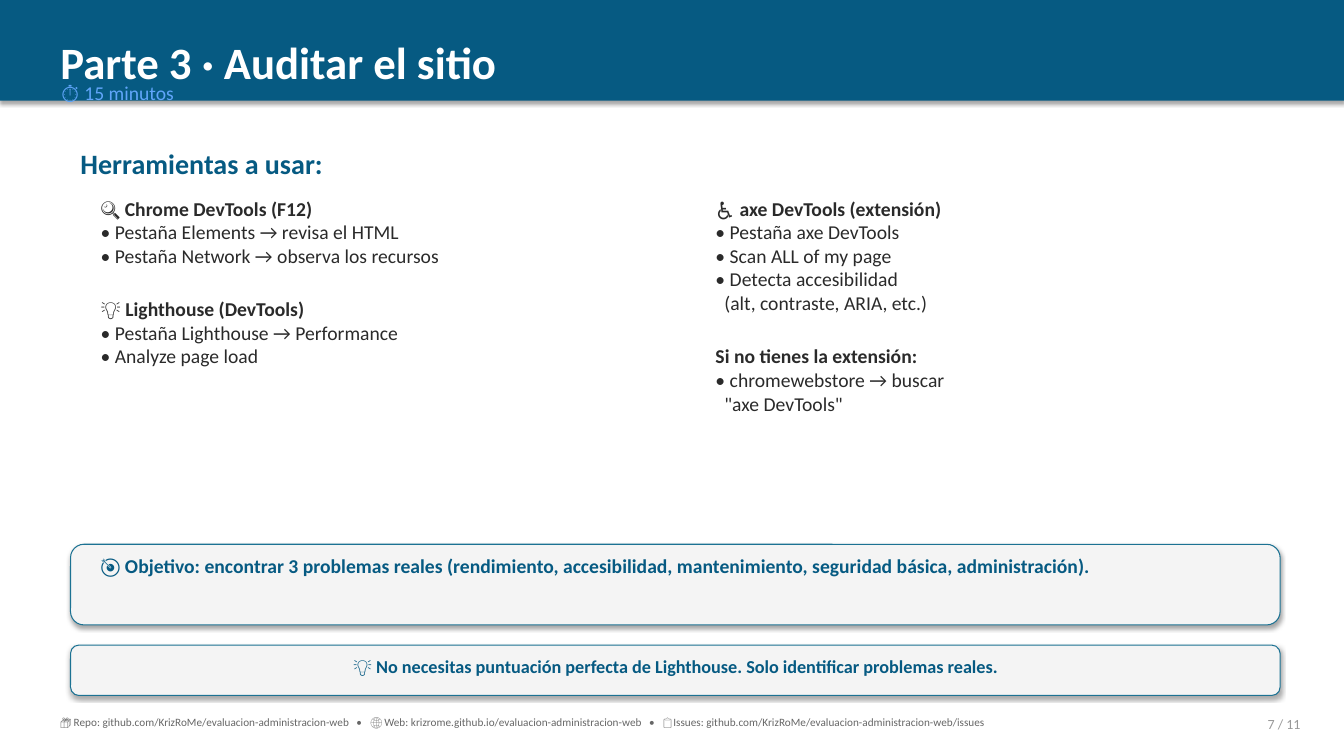
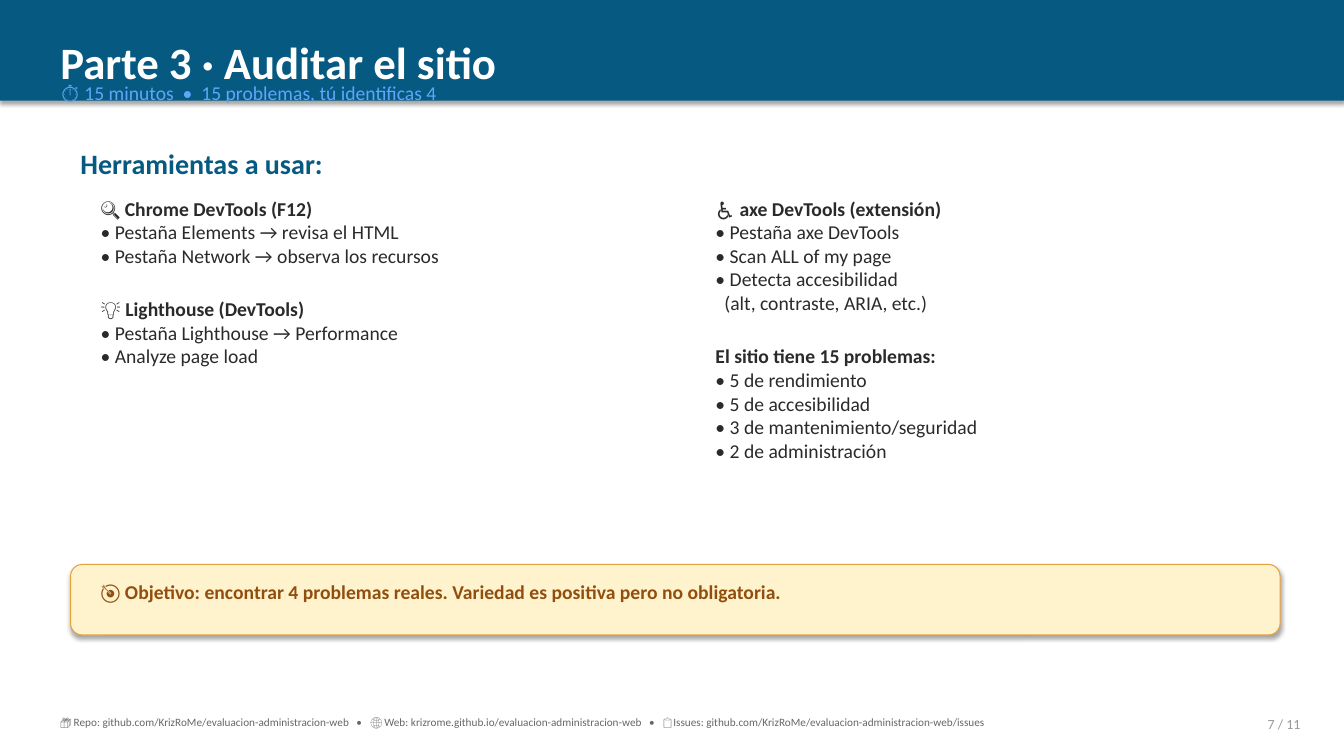
Before and after one commit to KrizRoMe/evaluacion-administracion-web, a slide deck: slide 7 of EVALUACION_PRACTICA_01.pptx. Drawn at 1344x756 pixels with LibreOffice and Linux fonts; fonts in the diff are those of the drawing. Boxes give left, top, right and bottom in pixels: in the first picture for what was removed or moved away, otherwise in the second. Text is boxed around its words. In the diff, an @@ line names an element or a change of style, - is before the commit and + after.

Commit message:
feat: recalibrar a 4 issues × 5 pts + 15 problemas intencionales
PPT, instrucciones, checklist, README plantilla y markdown actualizados:
- 4 Issues (no 3) en el repo del estudiante
- 5 pts por Issue (no 6) = 20 pts total
- Sitio tiene 15 problemas (no 6), estudiante identifica 4
- Dificultad uniforme 4/10

Las respuestas esperadas ya NO están en este repo público.
 Se movieron a: https://github.com/KrizRoMe/evaluacion-administracion-web-docente (privado)

```diff
--- a/EVALUACION_PRACTICA_01.pptx
+++ b/EVALUACION_PRACTICA_01.pptx
@@ text at (x1=84, y1=86, x2=436, y2=105): text changed @@
-⏱ 15 minutos
+⏱ 15 minutos • 15 problemas, tú identificas 4
@@ text at (x1=715, y1=349, x2=978, y2=458): text changed @@
-Si no tienes la extensión:
-• chromewebstore → buscar
-"axe DevTools"
+El sitio tiene 15 problemas:
+• 5 de rendimiento
+• 5 de accesibilidad
+• 3 de mantenimiento/seguridad
+• 2 de administración
@@ rounded rectangle resized from (x1=71, y1=544, x2=1280, y2=625) to (x1=71, y1=565, x2=1280, y2=635) @@
@@ rounded rectangle at (x1=71, y1=565, x2=1280, y2=635): fill #F4F4F4 to #FFF3CD; outline #1C7293 0.75 pt to #E6A23E 0.75 pt @@
@@ text at (x1=125, y1=585, x2=781, y2=603): text changed; text colour #065A82 to #924E0E @@
-🎯 Objetivo: encontrar 3 problemas reales (rendimiento, accesibilidad, mantenimiento, seguridad básica, administración).
+🎯 Objetivo: encontrar 4 problemas reales. Variedad es positiva pero no obligatoria.
@@ rounded rectangle removed at (x1=71, y1=645, x2=1280, y2=696) @@
@@ text removed at (x1=376, y1=660, x2=998, y2=676) @@
-💡 No necesitas puntuación perfecta de Lighthouse. Solo identificar problemas reales.
```
Also in this commit, not shown: 4 other slides changed, 35 other files.
